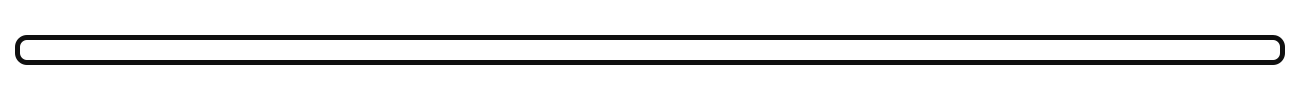
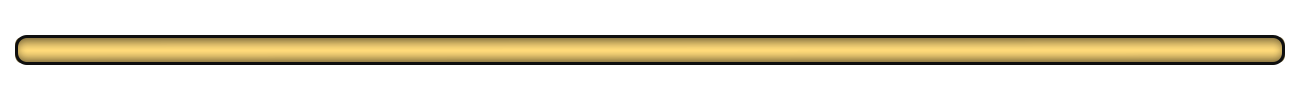
Two versions of the same layered image (1300x100). Layer-by-layer changes:
painted on "Rectangle 1 copy 2" over [18,38,1282,62]
showed "Rectangle 1 copy", painted on it over [15,37,1285,63]
